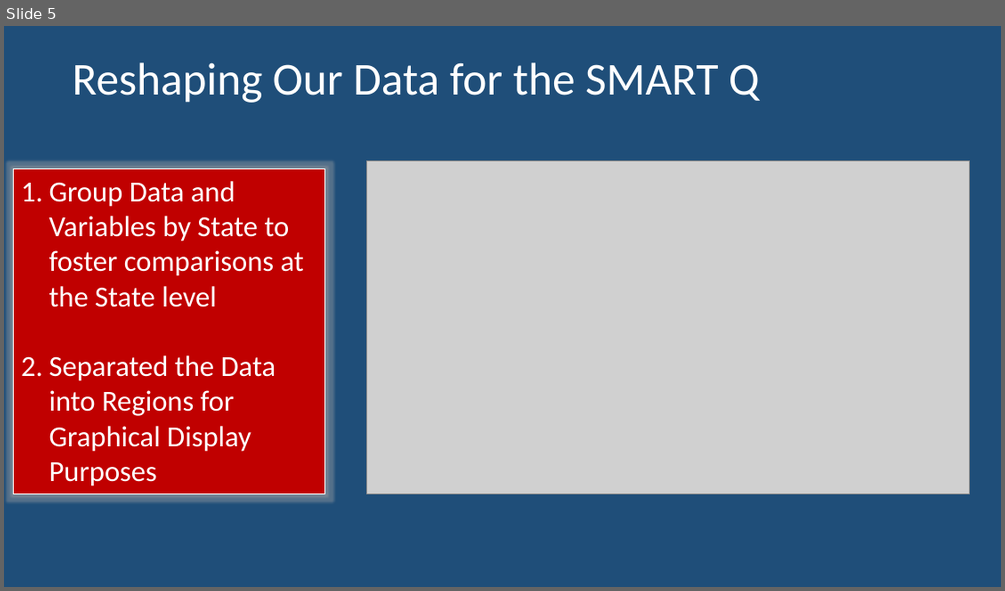
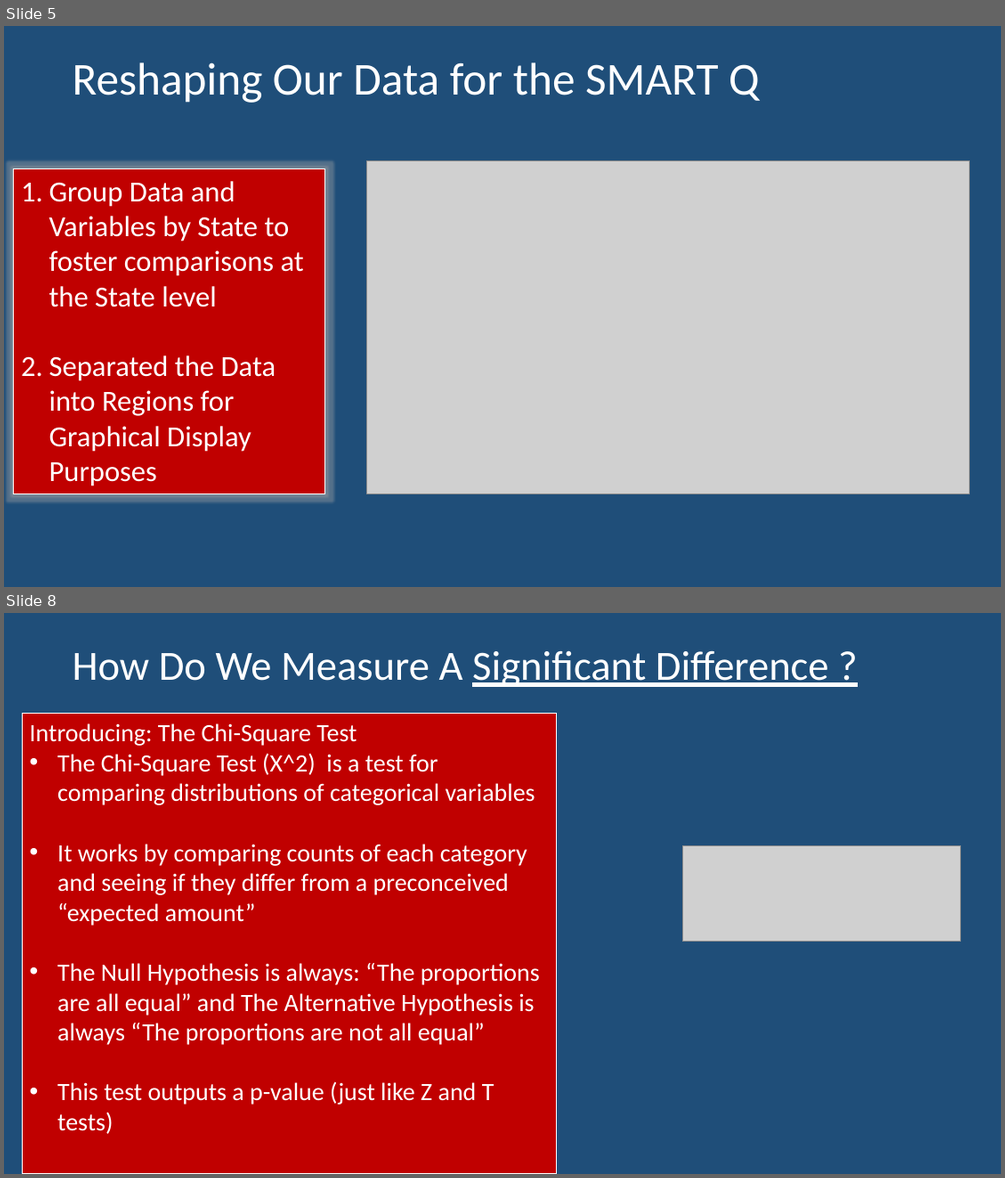
Before and after one commit to awinkhater/Dats6101_Team3, a slide deck: PPT for Intro to Data Science.pptx. Shown one above the other, each under a label of ours: slide 5 before the commit, slides 5 and 8 after it; the slides between them are not shown. The pictures are 1005x591 and 1005x1178 pixels, drawn with LibreOffice and Linux fonts; fonts in the diff are those of the drawing; grey boxes stand for pictures. Boxes give left, top, right and bottom in pixels: in the first picture for what was removed or moved away, otherwise in the second. Text is boxed around its words. In the diff, an @@ line names an element or a change of style, - is before the commit and + after.

Commit message:
Finished my Proportion of the powerpoint and altered Rajeevs final eda

```diff
--- a/PPT for Intro to Data Science.pptx
+++ b/PPT for Intro to Data Science.pptx
@@ slide 8 added at (4, 613, 1001, 1174), background #1F4E79 @@
@@ title added at (73, 650, 829, 687), 40 pt, text #FFFFFF, underline @@
+How Do We Measure A Significant Difference ?
@@ rectangle added at (22, 714, 556, 1174), fill #C00000, outline #FFFFFF 0.75 pt, 24 pt, text #FFFFFF @@
+Introducing: The Chi-Square Test
+• The Chi-Square Test (X^2) is a test for comparing distributions of categorical variables
+• It works by comparing counts of each category and seeing if they differ from a preconceived “expected amount”
+• The Null Hypothesis is always: “The proportions are all equal” and The Alternative Hypothesis is always “The proportions are not all equal”
+• This test outputs a p-value (just like Z and T tests)
@@ picture added at (682, 845, 961, 941) @@
```
Also in this commit, not shown: 1 slide changed, 6 other slides added, 4 other files.
